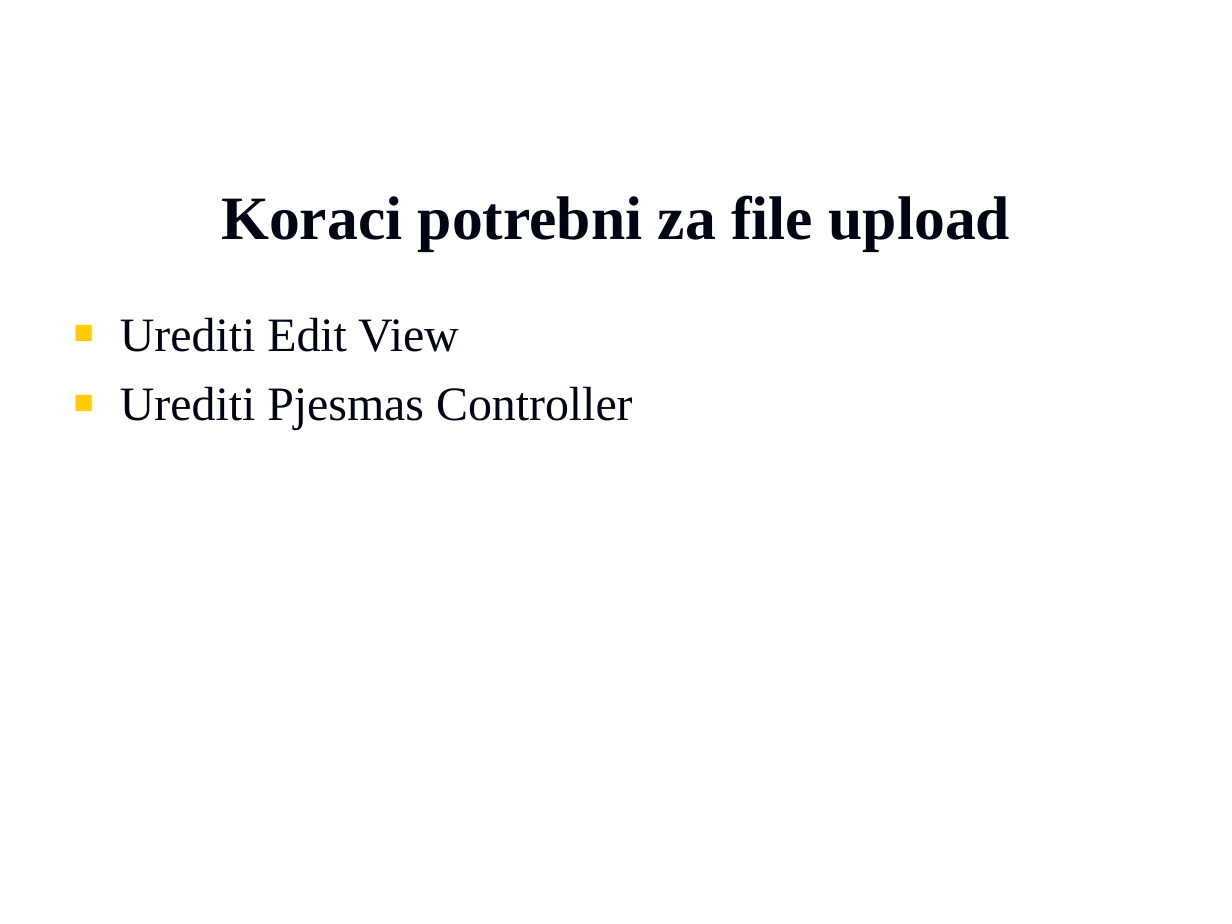
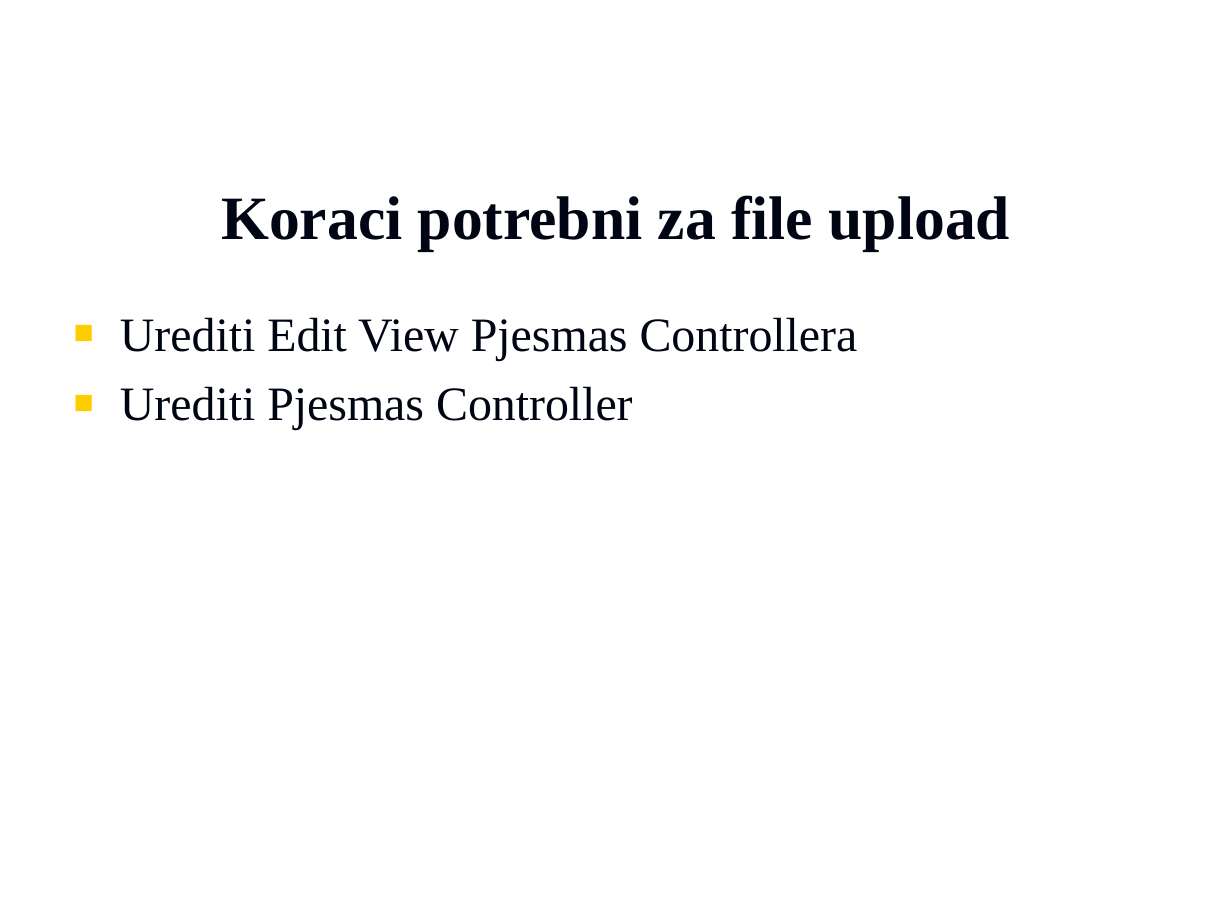
Before and after one commit to vzdesic/PZI, a slide deck: slide 3 of PPTs/MVC dodatak - file upload i download .ppt. Drawn at 1232x924 pixels with LibreOffice and Linux fonts; fonts in the diff are those of the drawing; background and template pictures are left out. Boxes give left, top, right and bottom in pixels: in the first picture for what was removed or moved away, otherwise in the second. Text is boxed around its words. In the diff, an @@ line names an element or a change of style, - is before the commit and + after.

```diff
--- a/PPTs/MVC dodatak - file upload i download .ppt
+++ b/PPTs/MVC dodatak - file upload i download .ppt
@@ text at box(120, 317, 858, 360): text changed @@
-■ Urediti Edit View
+■ Urediti Edit View Pjesmas Controllera
```
Also in this commit, not shown: 3 other slides changed, 4 slides added, 1 other file.
